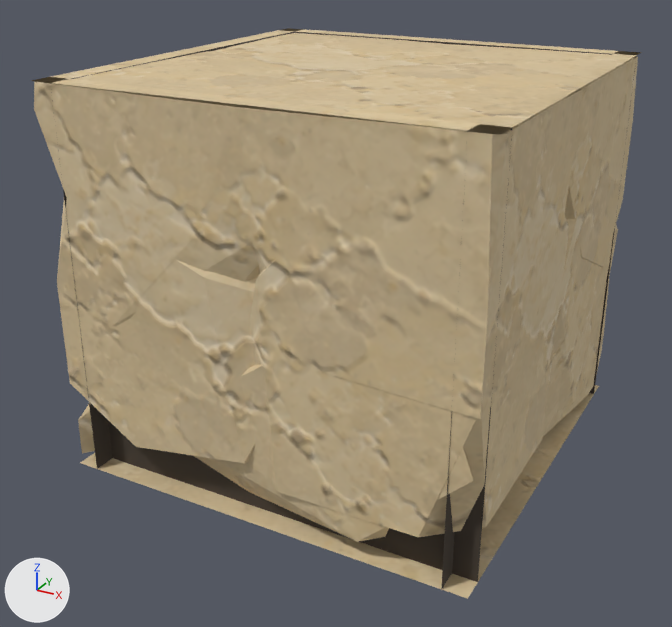
A saved change to the glTF model assets/custom/models/ground_modules/ground_island_05.glb.
One viewpoint serves both versions: a 50 mm camera at (1.47, -1.386, 1.237) aimed at (0.474, 0.424, 0.332). Arrows for +X, +Y and +Z are at lower left; the lights stay in place. The picture after the commit comes second.

Names of what the first picture shows: 'GroundIsland05_Body'.
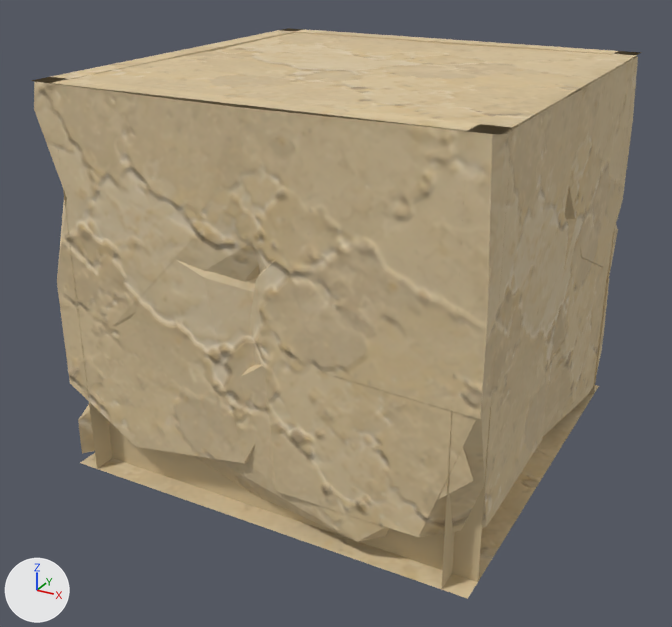
The change, as a list of edits to the scene's bpy script:
```text
Change mat_groundmodulerecess:
    mat_groundmodulerecess.base_color: (0.06, 0.045, 0.032) -> (0.61, 0.48, 0.28)  # brown #453c32 -> beige #cdb890
```

Pixel boxes [x1, y1, x2, y2] of what changed, in the pictures (672 x 627 px):
'GroundIsland05_Body', recoloured: [63, 29, 617, 592] in both
